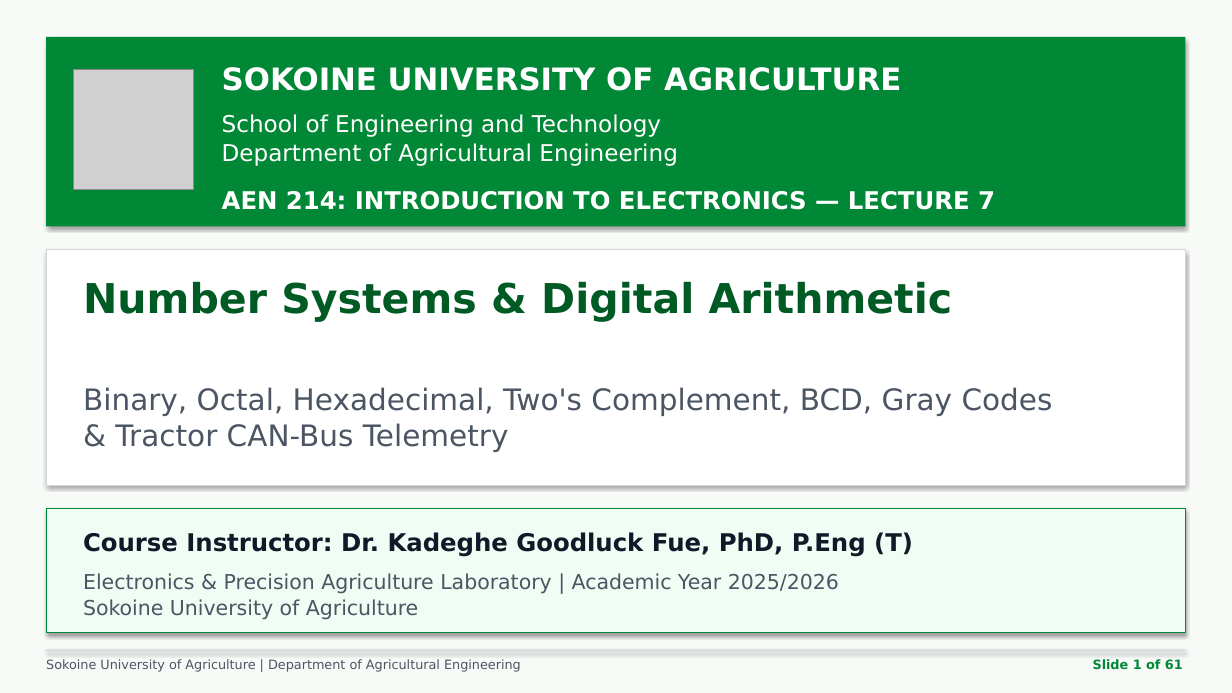
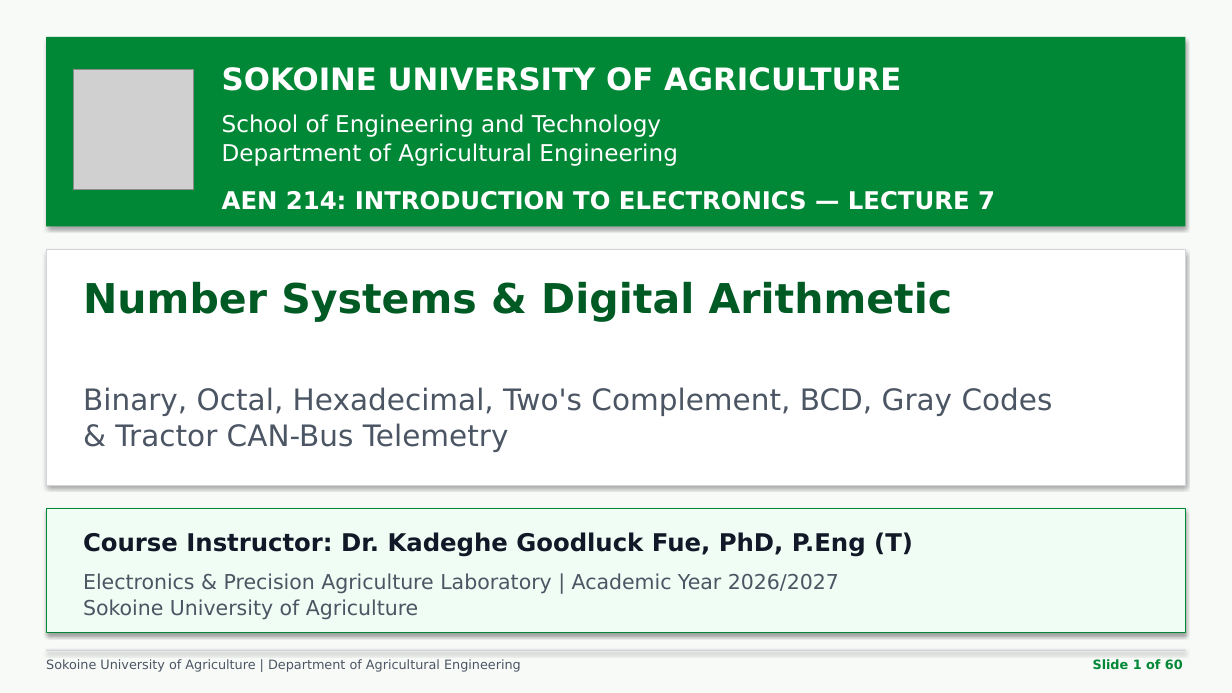
Before and after one commit to kadefue/Course_Notes, a slide deck: slide 1 of AEN 214/Lectures/AEN_214_Lecture_7.pptx. Drawn at 1232x693 pixels with LibreOffice and Linux fonts; fonts in the diff are those of the drawing; grey boxes stand for pictures. Boxes give left, top, right and bottom in pixels: in the first picture for what was removed or moved away, otherwise in the second. Text is boxed around its words. In the diff, an @@ line names an element or a change of style, - is before the commit and + after.

Commit message:
Update AEN 214 course materials for the 2026/2027 academic year
- Revised academic year references in README.md, build_outline.py, build_slides.py, compendium_base.py, and various slide scripts to reflect the 2026/2027 academic year.
- Updated the prescribed textbooks and reading list in README.md and build_outline.py to include new references and remove outdated ones.
- Adjusted laboratory preparation slides in slides_part1.py, slides_part2.py, and slides_part3.py to enhance clarity and relevance.
- Added unit tests in test_build_slides.py to verify the correct academic year is displayed on title slides.

```diff
--- a/AEN 214/Lectures/AEN_214_Lecture_7.pptx
+++ b/AEN 214/Lectures/AEN_214_Lecture_7.pptx
@@ text at bbox=[83, 573, 839, 620]: text changed @@
-Electronics & Precision Agriculture Laboratory | Academic Year 2025/2026
-Sokoine University of Agriculture
+Electronics & Precision Agriculture Laboratory | Academic Year 2026/2027
+Sokoine University of Agriculture
@@ text at bbox=[1093, 659, 1183, 669]: text changed @@
-Slide 1 of 61
+Slide 1 of 60
```
Also in this commit, not shown: 59 other slides changed, 1 slide removed, 35 other files.
